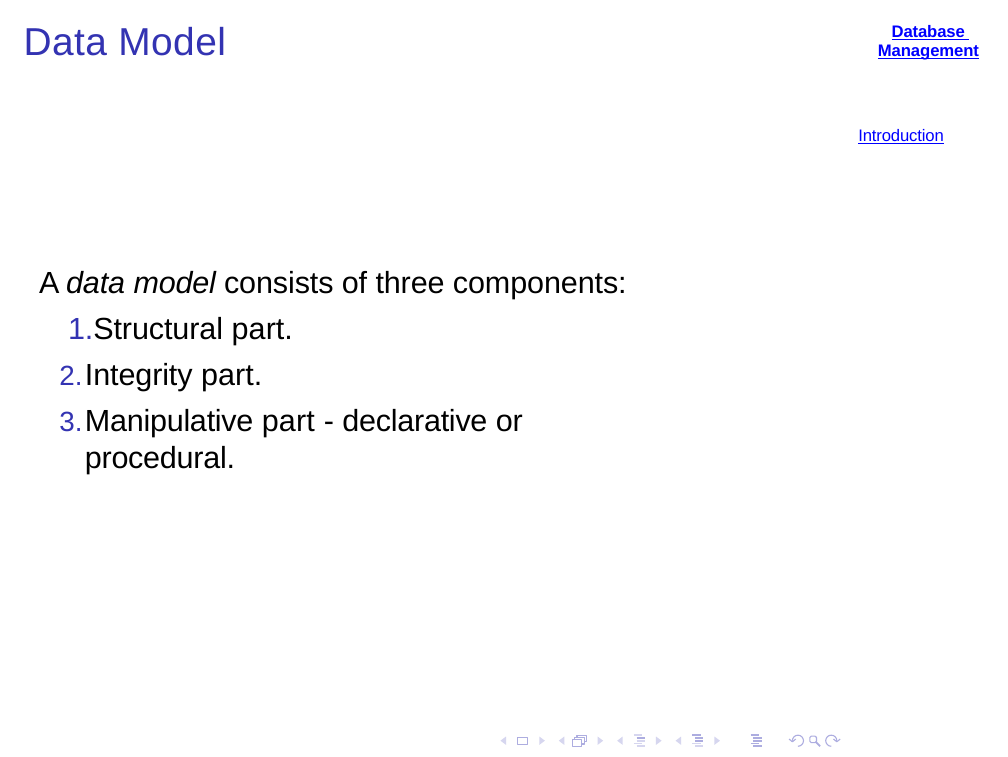
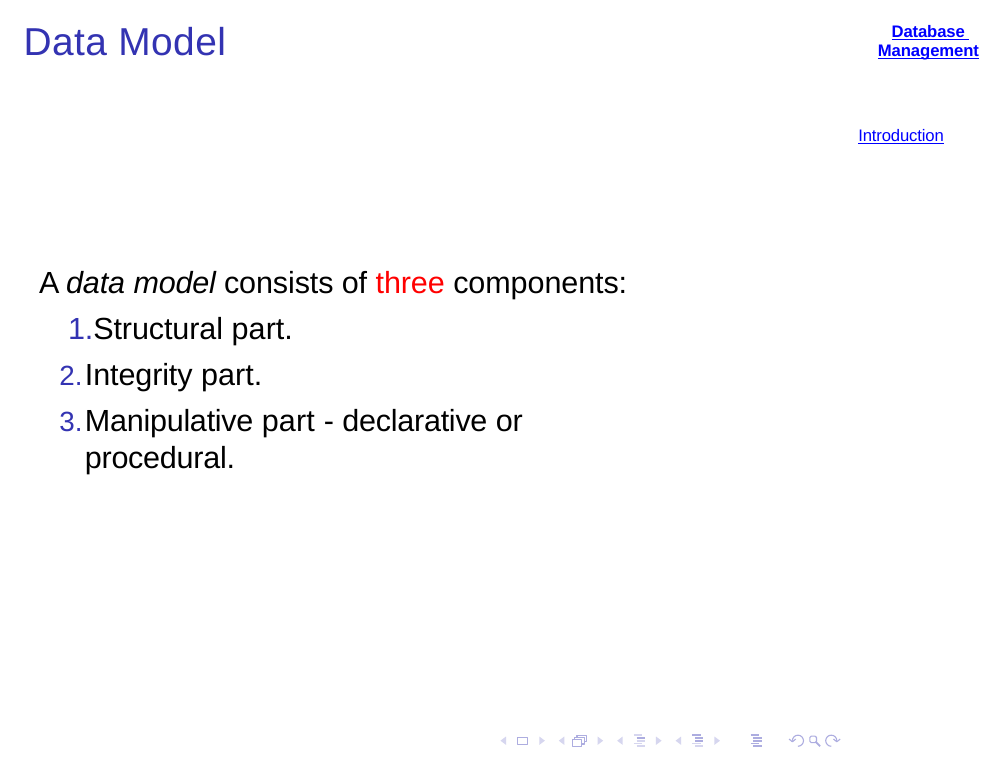
Before and after one commit to shakiliitju/Masters-in-IT, a slide deck: slide 16 of Chapter One 1448/IT 641_Data Management and Governance/Lecture/1 Data management.pptx. Drawn at 1008x757 pixels with LibreOffice and Linux fonts; fonts in the diff are those of the drawing; background and template pictures are left out. Boxes give left, top, right and bottom in pixels: in the first picture for what was removed or moved away, otherwise in the second. Text is boxed around its words. In the diff, an @@ line names an element or a change of style, - is before the commit and + after.

```diff
--- a/Chapter One 1448/IT 641_Data Management and Governance/Lecture/1 Data management.pptx
+++ b/Chapter One 1448/IT 641_Data Management and Governance/Lecture/1 Data management.pptx
@@ text at [39,271,627,345]: text colour #000000 to #FF0000 in "three" @@
```
Also in this commit, not shown: 3 other slides changed, 6 other files.
